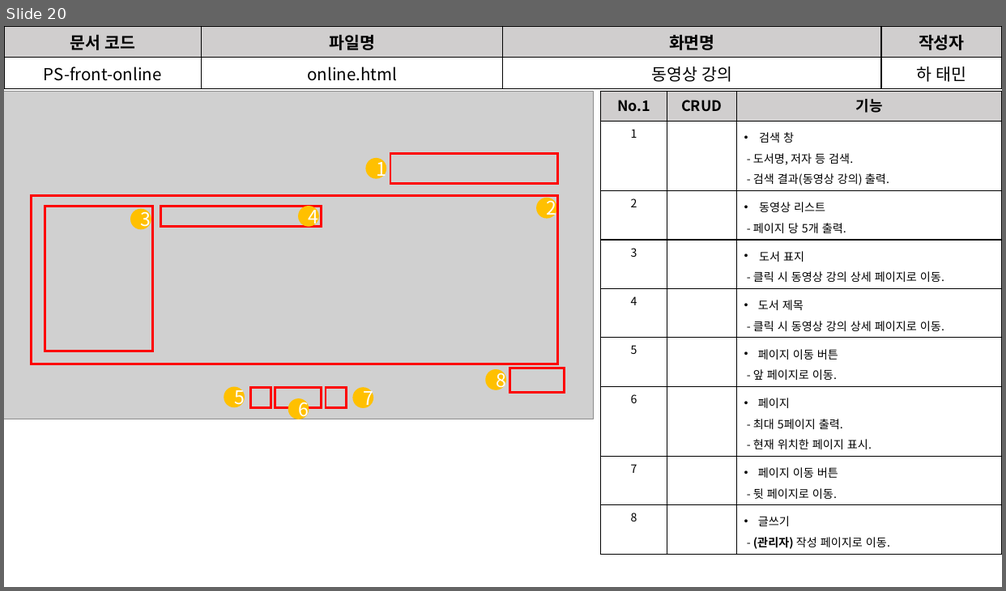
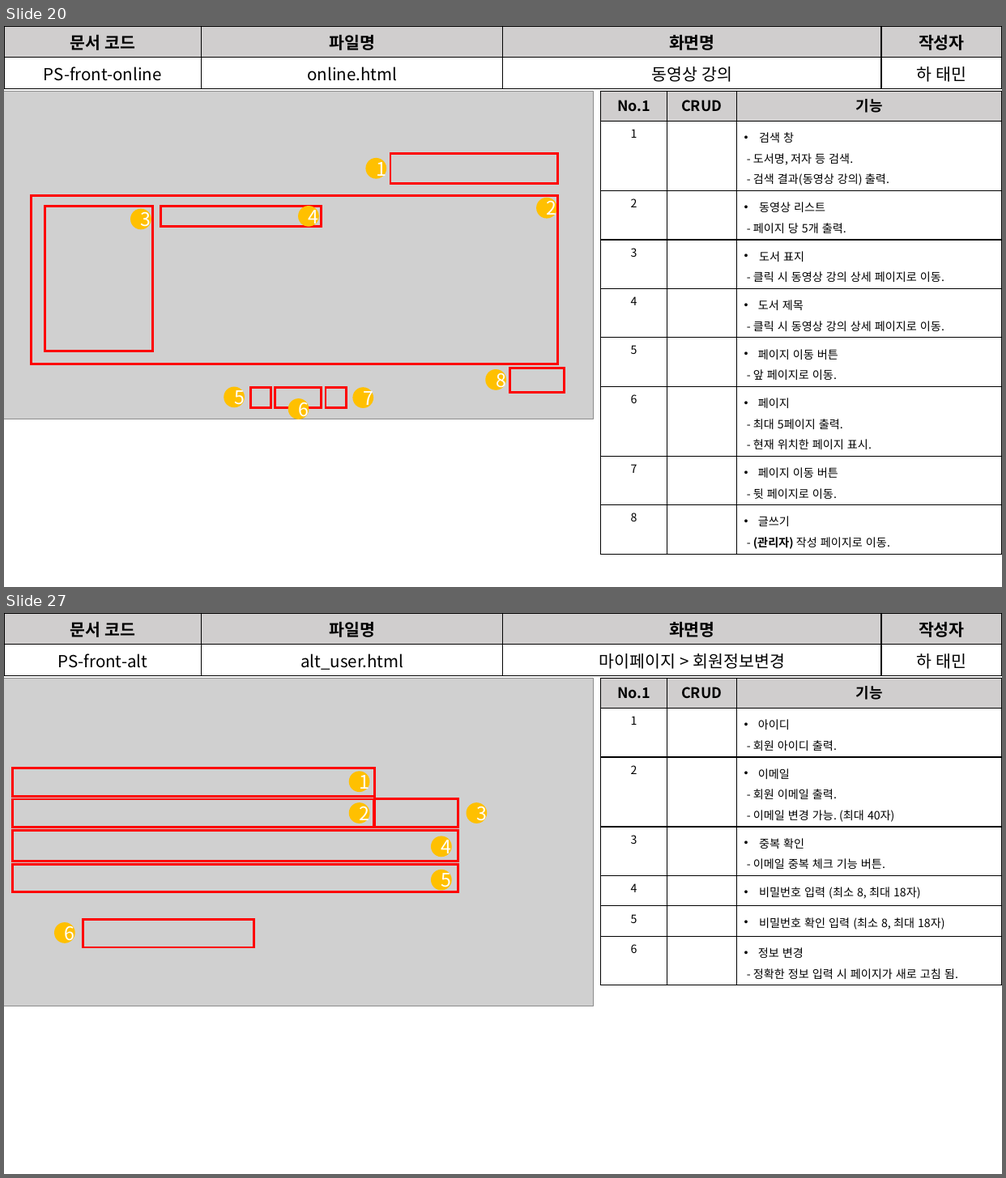
Before and after one commit to David-Ha-1217/Publisher_Portfolio, a slide deck: Documents/화면설계서.pptx. Shown one above the other, each under a label of ours: slide 20 before the commit, slides 20 and 27 after it; the slides between them are not shown. The pictures are 1006x591 and 1006x1178 pixels, drawn with LibreOffice and Linux fonts; fonts in the diff are those of the drawing; grey boxes stand for pictures. Boxes give left, top, right and bottom in pixels: in the first picture for what was removed or moved away, otherwise in the second. Text is boxed around its words. In the diff, an @@ line names an element or a change of style, - is before the commit and + after.

Commit message:
(2020-06-05) 기능정의서, 화면설계서 수정 중.

```diff
--- a/Documents/화면설계서.pptx
+++ b/Documents/화면설계서.pptx
@@ slide 27 added at bbox=[4, 613, 1002, 1174], background #FFFFFF @@
@@ table added at bbox=[4, 613, 1002, 674], 2 rows, 4 columns @@
+문서 코드 | 파일명 | 화면명 | 작성자
+PS-front-alt | alt_user.html | 마이페이지 > 회원정보변경 | 하 태민
@@ picture added at bbox=[4, 678, 593, 1007] @@
@@ table added at bbox=[602, 678, 1002, 982], 7 rows, 3 columns @@
+No.1 | CRUD | 기능
+1 |  | 아이디 / - 회원 아이디 출력.
+2 |  | 이메일 / - 회원 이메일 출력. / - 이메일 변경 가능. (최대 40자)
+3 |  | 중복 확인 / - 이메일 중복 체크 기능 버튼.
+4 |  | 비밀번호 입력 (최소 8, 최대 18자)
+5 |  | 비밀번호 확인 입력 (최소 8, 최대 18자)
+6 |  | 정보 변경 / - 정확한 정보 입력 시 페이지가 새로 고침 됨.
@@ rectangle added at bbox=[13, 768, 374, 796], outline #FF0000 2.25 pt @@
@@ ellipse added at bbox=[349, 771, 370, 792], fill #FFC000, 18 pt, text #FFFFFF @@
+1
@@ rectangle added at bbox=[12, 799, 374, 828], outline #FF0000 2.25 pt @@
@@ ellipse added at bbox=[349, 803, 370, 824], fill #FFC000, 18 pt, text #FFFFFF @@
+2
@@ rectangle added at bbox=[374, 799, 458, 828], outline #FF0000 2.25 pt @@
@@ ellipse added at bbox=[466, 803, 487, 824], fill #FFC000, 18 pt, text #FFFFFF @@
+3
@@ rectangle added at bbox=[12, 830, 458, 861], outline #FF0000 2.25 pt @@
@@ ellipse added at bbox=[431, 836, 452, 857], fill #FFC000, 18 pt, text #FFFFFF @@
+4
@@ rectangle added at bbox=[13, 865, 458, 893], outline #FF0000 2.25 pt @@
@@ ellipse added at bbox=[431, 870, 452, 891], fill #FFC000, 18 pt, text #FFFFFF @@
+5
@@ ellipse added at bbox=[54, 923, 75, 944], fill #FFC000, 18 pt, text #FFFFFF @@
+6
@@ rectangle added at bbox=[83, 919, 255, 948], outline #FF0000 2.25 pt @@
```
Also in this commit, not shown: 4 slides changed, 6 other slides added, 1 other file.
